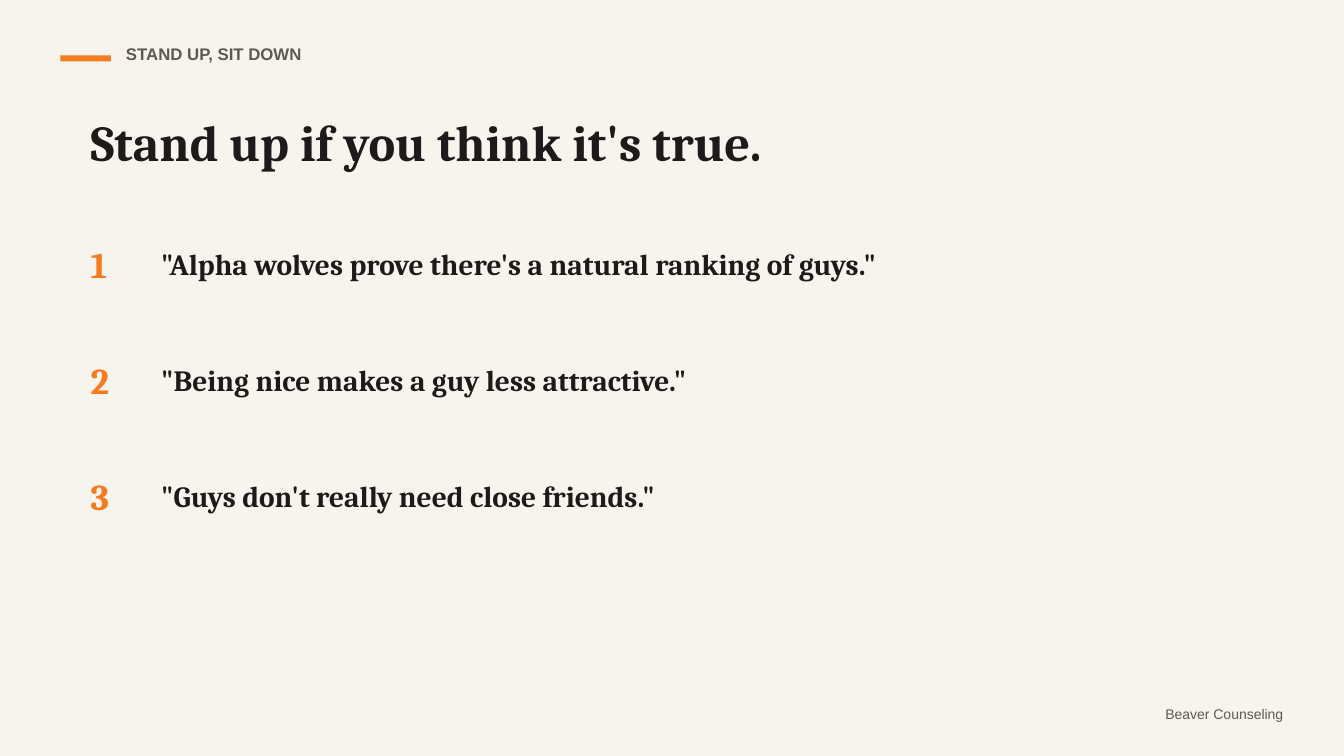
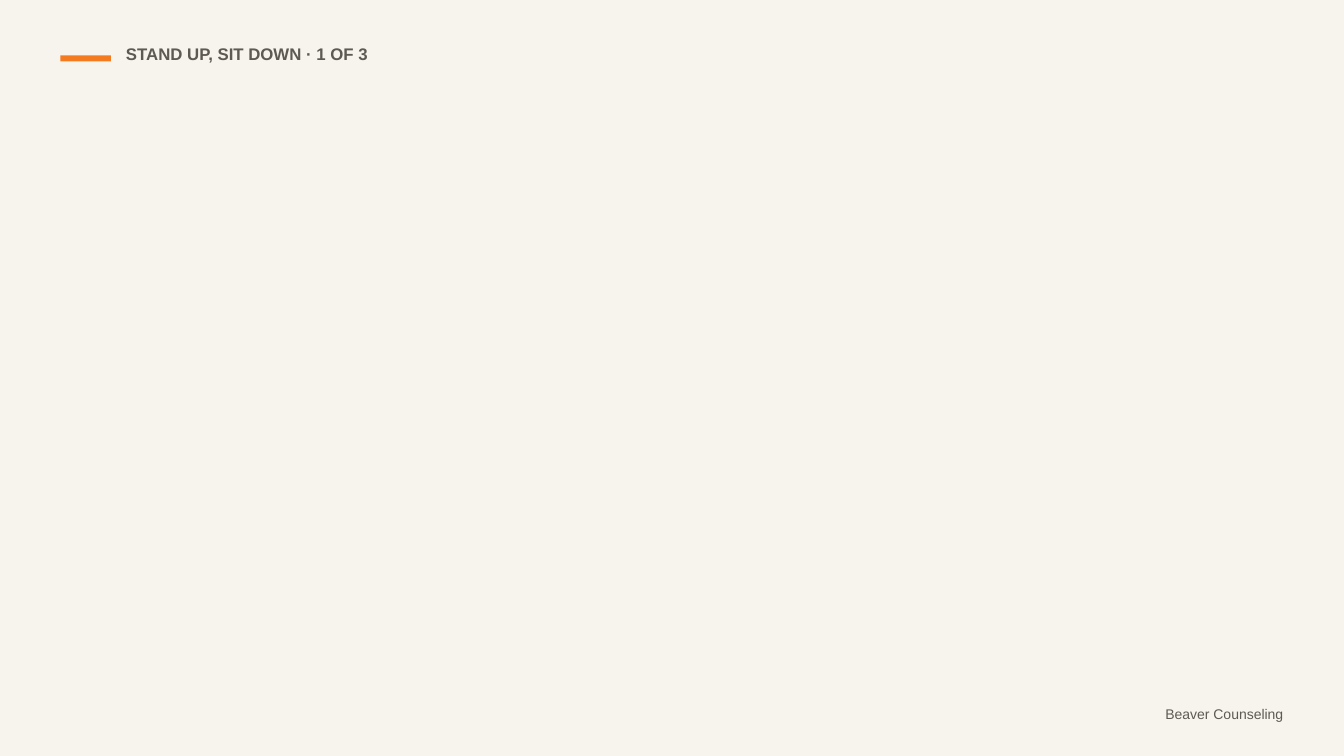
Before and after one commit to rmwtoolkit/bcds-toolkit, a slide deck: slide 6 of decks/the-bro-code-lesson-v2.pptx (slide 5 before the commit). Drawn at 1344x756 pixels with LibreOffice and Linux fonts; fonts in the diff are those of the drawing; background and template pictures are left out. Boxes give left, top, right and bottom in pixels: in the first picture for what was removed or moved away, otherwise in the second. Text is boxed around its words. In the diff, an @@ line names an element or a change of style, - is before the commit and + after.

```diff
--- a/decks/the-bro-code-lesson-v2.pptx
+++ b/decks/the-bro-code-lesson-v2.pptx
@@ text at <box>126,48,367,63</box>: text changed @@
-STAND UP, SIT DOWN
+STAND UP, SIT DOWN · 1 OF 3
@@ text removed at <box>91,125,761,172</box> @@
-Stand up if you think it's true.
@@ text removed at <box>91,253,108,278</box> @@
-1
@@ text removed at <box>161,254,876,281</box> @@
-"Alpha wolves prove there's a natural ranking of guys."
@@ text removed at <box>91,369,109,394</box> @@
-2
@@ text removed at <box>161,370,687,397</box> @@
-"Being nice makes a guy less attractive."
@@ text removed at <box>91,485,109,511</box> @@
-3
@@ text removed at <box>161,486,655,513</box> @@
-"Guys don't really need close friends."
```
Also in this commit, not shown: 9 other slides changed, 13 slides added, 1 slide removed, 23 other files.
